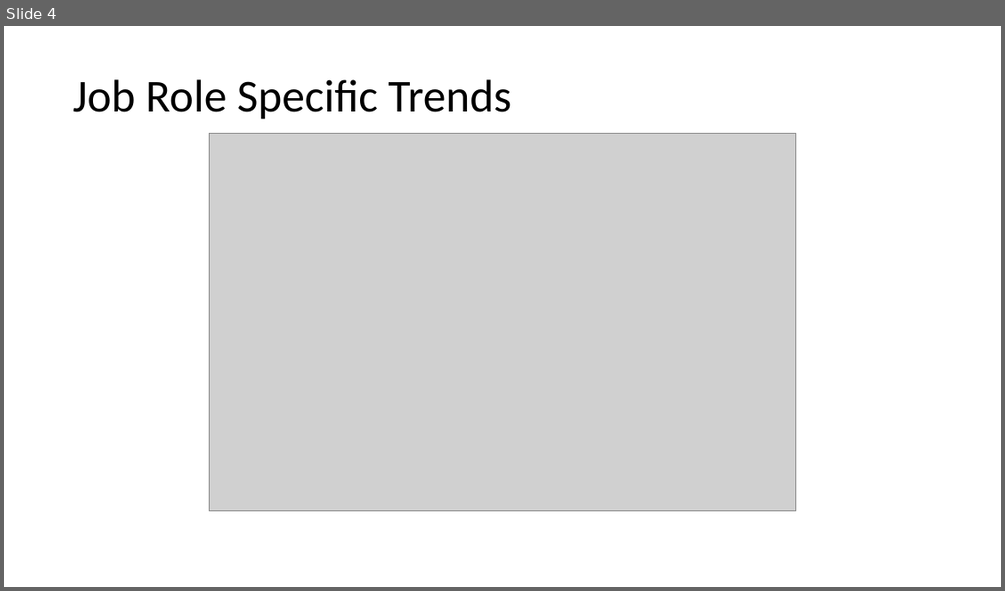
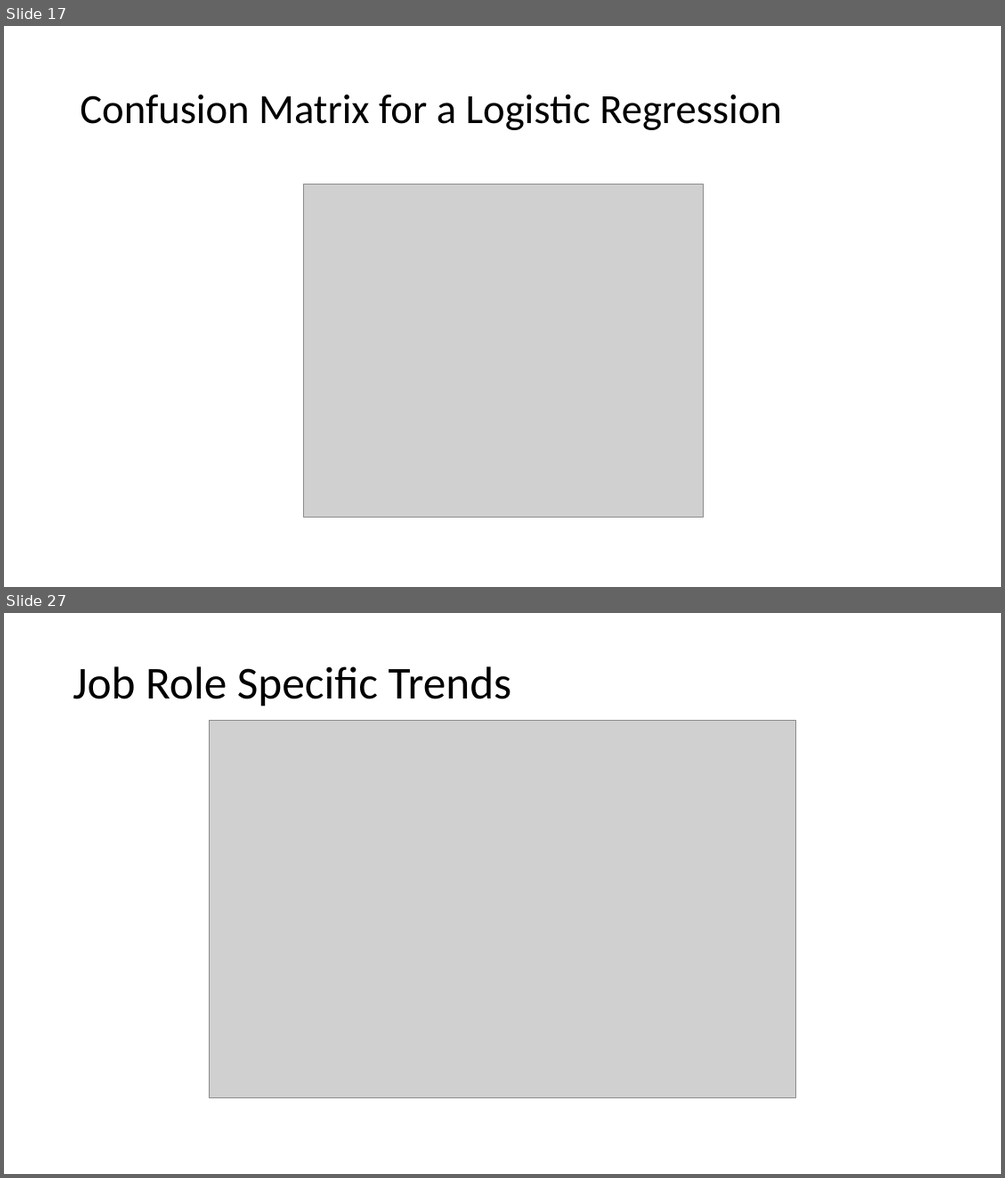
Before and after one commit to KeburFantahun/CaseStudy2DDS_KeburF, a slide deck: CaseStudy2_DDS_Kebur_Fantahun.pptx. Shown one above the other, each under a label of ours: slide 4 before the commit, slides 17 and 27 after it; the slides between them are not shown. The pictures are 1005x591 and 1005x1178 pixels, drawn with LibreOffice and Linux fonts; fonts in the diff are those of the drawing; grey boxes stand for pictures. Boxes give left, top, right and bottom in pixels: in the first picture for what was removed or moved away, otherwise in the second. Text is boxed around its words. In the diff, an @@ line names an element or a change of style, - is before the commit and + after.

```diff
--- a/CaseStudy2_DDS_Kebur_Fantahun.pptx
+++ b/CaseStudy2_DDS_Kebur_Fantahun.pptx
@@ slide 17 added at (4, 26, 1001, 587), background #FFFFFF @@
@@ title added at (80, 94, 782, 130), 40 pt, text #000000 @@
+Confusion Matrix for a Logistic Regression
@@ picture added at (303, 184, 704, 517) @@
@@ what was slide 4 is now slide 27 @@
```
Also in this commit, not shown: 3 slides changed, 20 other slides added, 19 slides removed, 11 other files.
